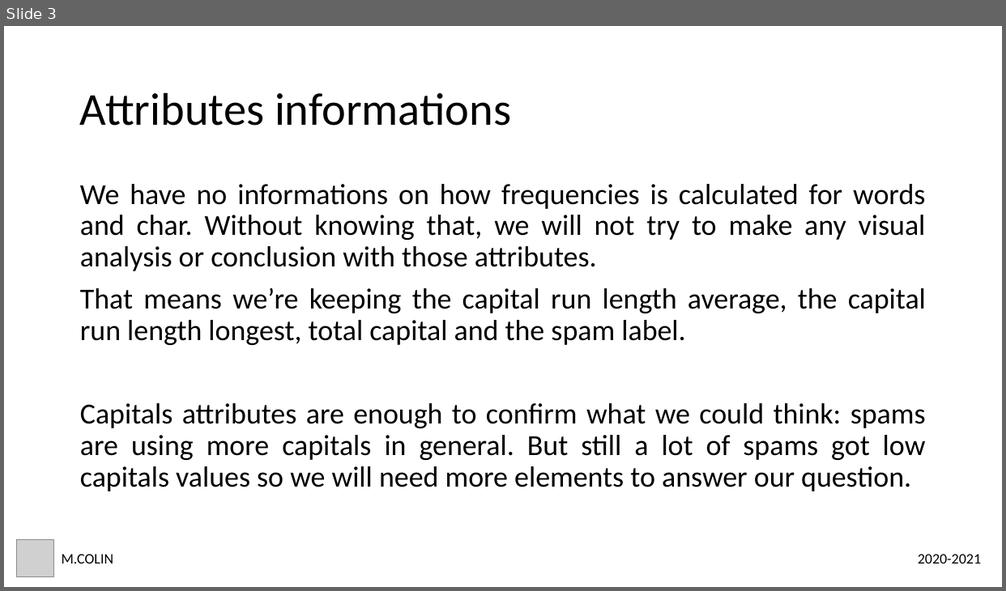
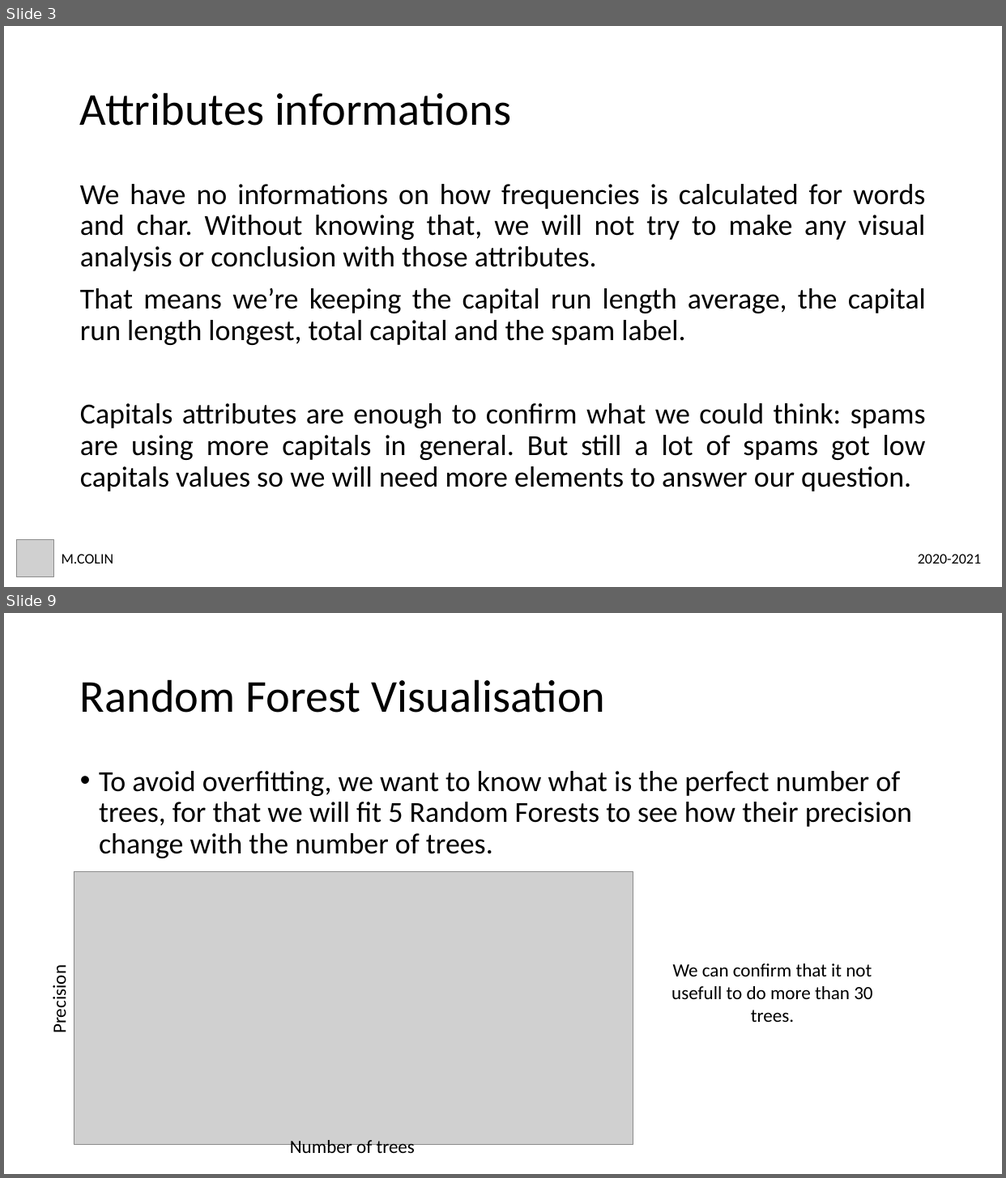
Before and after one commit to mattcln/Spambase-dataset, a slide deck: Spambase analysis.pptx. Shown one above the other, each under a label of ours: slide 3 before the commit, slides 3 and 9 after it; the slides between them are not shown. The pictures are 1006x591 and 1006x1178 pixels, drawn with LibreOffice and Linux fonts; fonts in the diff are those of the drawing; grey boxes stand for pictures. Boxes give left, top, right and bottom in pixels: in the first picture for what was removed or moved away, otherwise in the second. Text is boxed around its words. In the diff, an @@ line names an element or a change of style, - is before the commit and + after.

```diff
--- a/Spambase analysis.pptx
+++ b/Spambase analysis.pptx
@@ slide 9 added at <box>4,613,1002,1174</box>, background #FFFFFF @@
@@ title added at <box>80,679,606,713</box>, 44 pt, text #000000 @@
+Random Forest Visualisation
@@ text added at <box>99,771,912,858</box>, 28 pt, text #000000 @@
+• To avoid overfitting, we want to know what is the perfect number of trees, for that we will fit 5 Random Forests to see how their precision change with the number of trees.
@@ picture added at <box>74,871,633,1144</box> @@
@@ text added at <box>48,972,70,1033</box>, 18 pt, text #000000 @@
+Precision
@@ text added at <box>671,964,872,1022</box>, 18 pt, text #000000 @@
+We can confirm that it not usefull to do more than 30 trees.
@@ text added at <box>290,1140,415,1158</box>, 18 pt, text #000000 @@
+Number of trees
```
Also in this commit, not shown: 2 slides changed, 4 other slides added, 1 other file.
